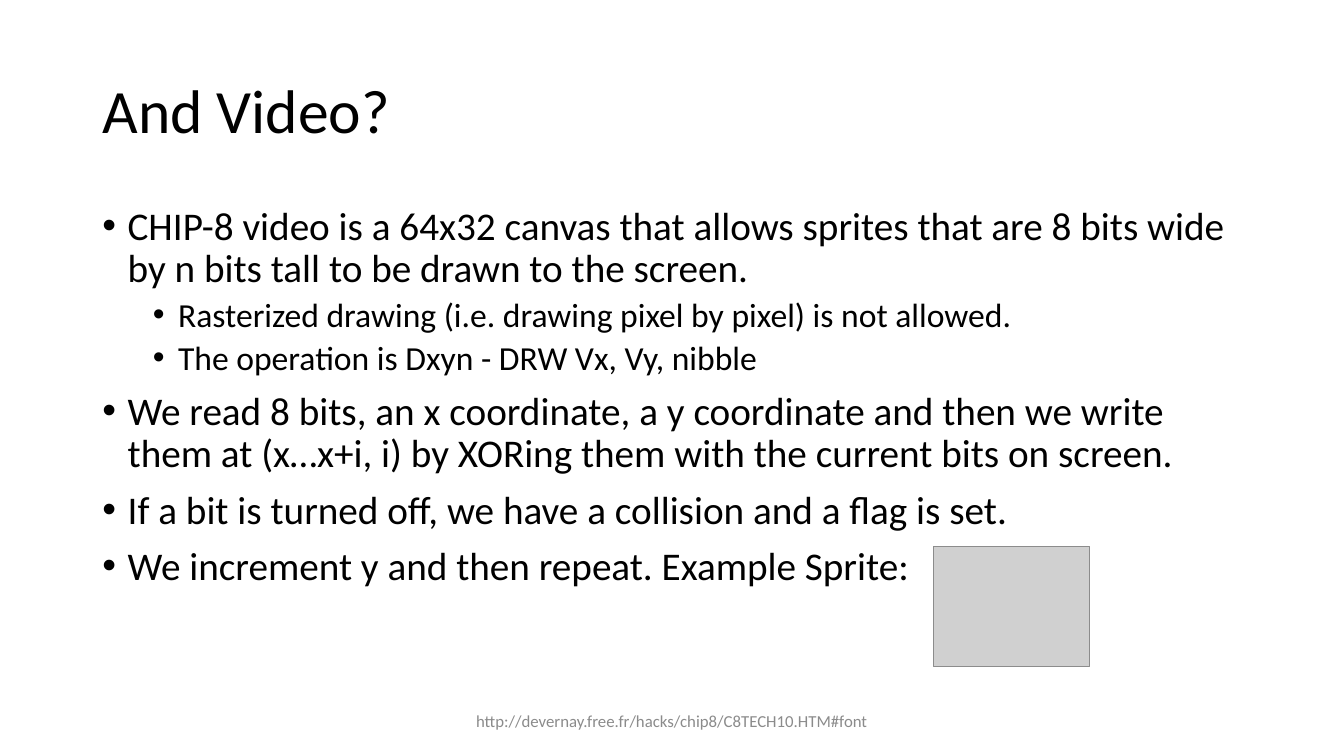
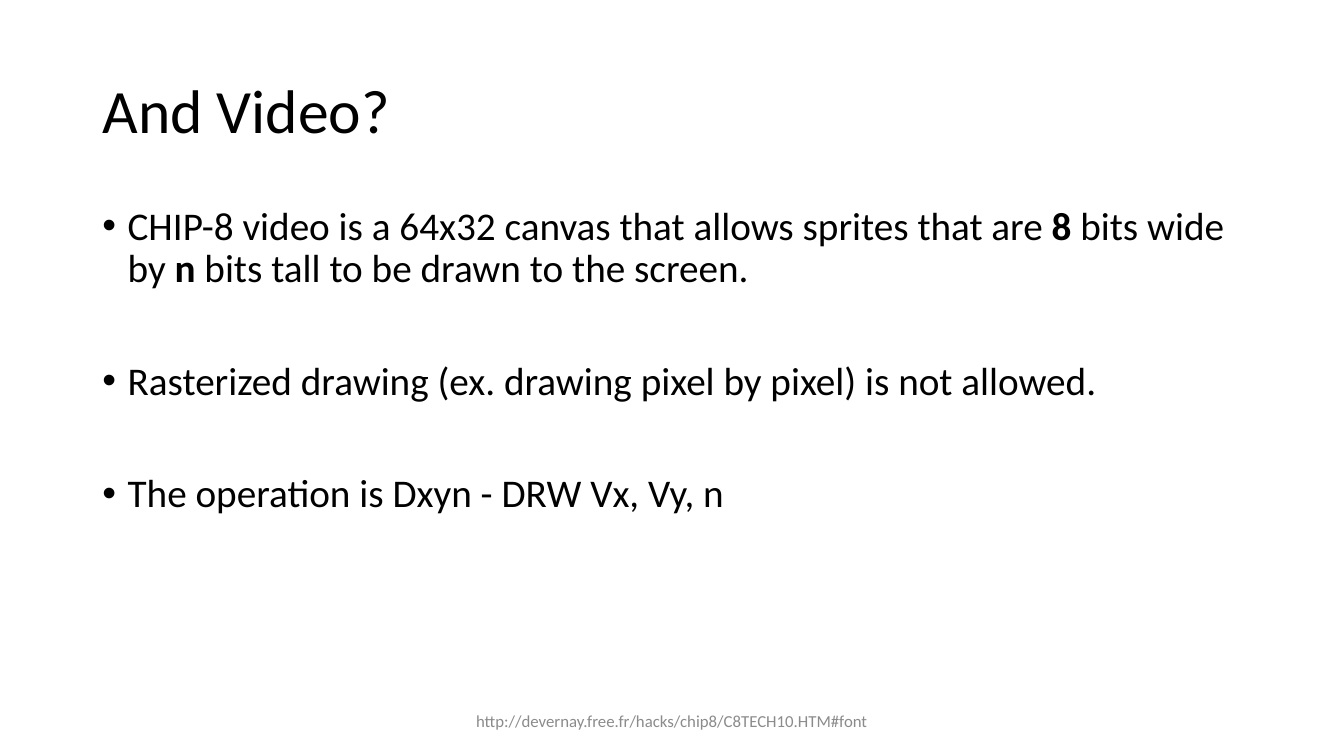
Before and after one commit to sfaria/CHIP-8-Emulator, a slide deck: slide 24 of Let’s Write an Emulator!.pptx (slide 23 before the commit). Drawn at 1344x756 pixels with LibreOffice and Linux fonts; fonts in the diff are those of the drawing; grey boxes stand for pictures. Boxes give left, top, right and bottom in pixels: in the first picture for what was removed or moved away, otherwise in the second. Text is boxed around its words. In the diff, an @@ line names an element or a change of style, - is before the commit and + after.

```diff
--- a/Let’s Write an Emulator!.pptx
+++ b/Let’s Write an Emulator!.pptx
@@ text at (128, 212, 1224, 289): bold on in "8 n" @@
@@ text at (128, 366, 1096, 514): text changed @@
-  • Rasterized drawing (i.e. drawing pixel by pixel) is not allowed.
-  • The operation is Dxyn - DRW Vx, Vy, nibble
-• We read 8 bits, an x coordinate, a y coordinate and then we write them at (x…x+i, i) by XORing them with the current bits on screen.
-• If a bit is turned off, we have a collision and a flag is set.
-• We increment y and then repeat. Example Sprite:
+• Rasterized drawing (ex. drawing pixel by pixel) is not allowed.
+• The operation is Dxyn - DRW Vx, Vy, n
@@ picture removed at (934, 546, 1090, 667) @@
```
Also in this commit, not shown: 6 other slides changed, 3 slides added, 1 other file.
